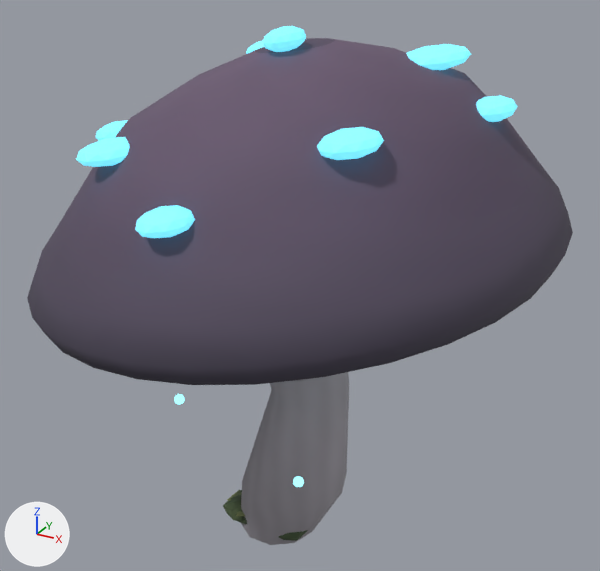
Two versions of the glTF model exports/environment/components/forest_mushroom_purple.glb, one commit apart.
Rendered twice from a camera (50 mm lens) standing at (1.348, -2.276, 2.167) and looking at (0.078, 0.033, 1.013). Every picture has the same lights, and +X, +Y and +Z are marked at lower left. The picture after the commit comes second.

The first picture shows 'Bioluminescent cap spot.008', 'Bioluminescent cap spot.009', 'Bioluminescent cap spot.010', 'Bioluminescent cap spot.011', 'Bioluminescent cap spot.012', 'Bioluminescent cap spot.013', 'Bioluminescent cap spot.014', 'Bioluminescent cap spot.015', 'Broad faceted mushroom cap.001', 'Curving luminous mushroom stem.001' and 5 more.
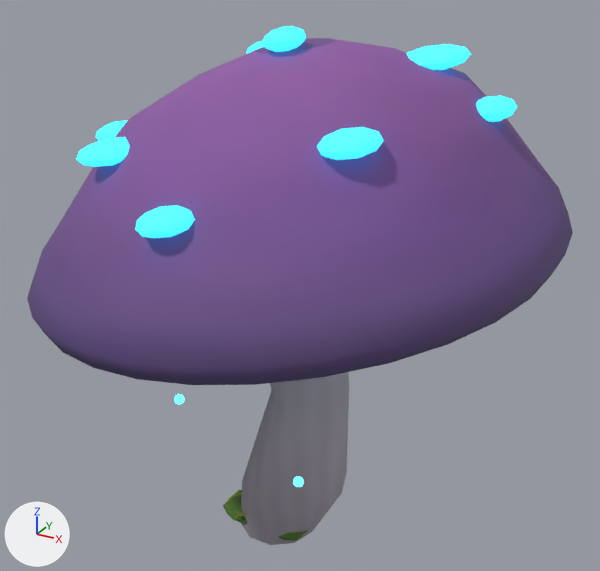
The change, as a list of edits to the scene's bpy script:
```text
Add img_vivid_painted_v1_68fb4bfe8043a1df86fd7b0a:
    img_vivid_painted_v1_68fb4bfe8043a1df86fd7b0a = load_image('vivid_painted_v1_68fb4bfe8043a1df86fd7b0a', '_unpacked/vivid_painted_v1_68fb4bfe8043a1df86fd7b0a', 512, 512, 'sRGB')
Add img_vivid_painted_v1_d199e7edeb586cb997a0d3df:
    img_vivid_painted_v1_d199e7edeb586cb997a0d3df = load_image('vivid_painted_v1_d199e7edeb586cb997a0d3df', '_unpacked/vivid_painted_v1_d199e7edeb586cb997a0d3df', 512, 512, 'sRGB')
Change mat_rune_glow:
    mat_rune_glow.emission_color: (0.163, 0.7, 0.885) -> (0.047, 0.711, 1.0)  # cyan #70daf2 -> cyan #3ddbff
Change mat_mushroom_purple:
    where n2 = _N.new('ShaderNodeTexImage'); n2.name = 'Image Texture'
    n2.image: img_whisperwood_v1_69f01347727b7be0a9a7 -> img_vivid_painted_v1_68fb4bfe8043a1df86fd7b0a
    where n3 = _N.new('ShaderNodeTexImage'); n3.name = 'Image Texture.001'
    n3.image: img_whisperwood_v1_7666330fca97592dfe11 -> img_vivid_painted_v1_d199e7edeb586cb997a0d3df
```

Where the change shows, as pixel boxes [x1, y1, x2, y2] in the pictures (600 x 571 px):
'Broad faceted mushroom cap.001', surface changed (lighter)
    both: [27, 38, 573, 385]
'Bioluminescent cap spot.009', recoloured
    both: [317, 127, 384, 160]
'Bioluminescent cap spot.010', recoloured
    both: [135, 205, 195, 238]
'Bioluminescent cap spot.012', recoloured
    both: [406, 44, 471, 70]
'Bioluminescent cap spot.008', recoloured
    both: [76, 137, 130, 167]
'Bioluminescent cap spot.013', recoloured
    both: [263, 26, 306, 52]
'Bioluminescent cap spot.015', recoloured
    both: [476, 95, 517, 122]
'Bioluminescent cap spot.014', recoloured
    both: [96, 120, 128, 141]
'Bioluminescent cap spot.011', recoloured
    both: [246, 40, 265, 54]
